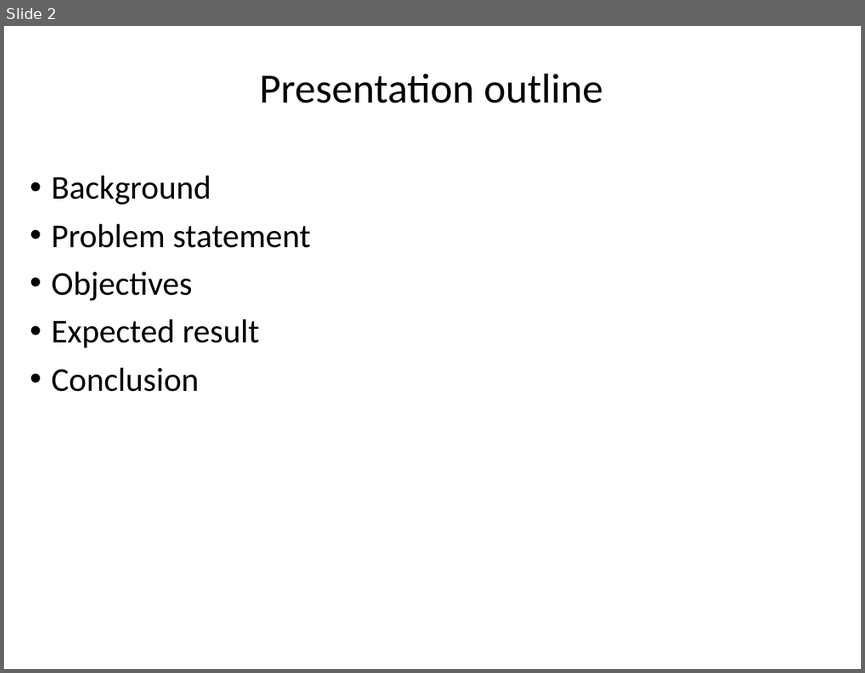
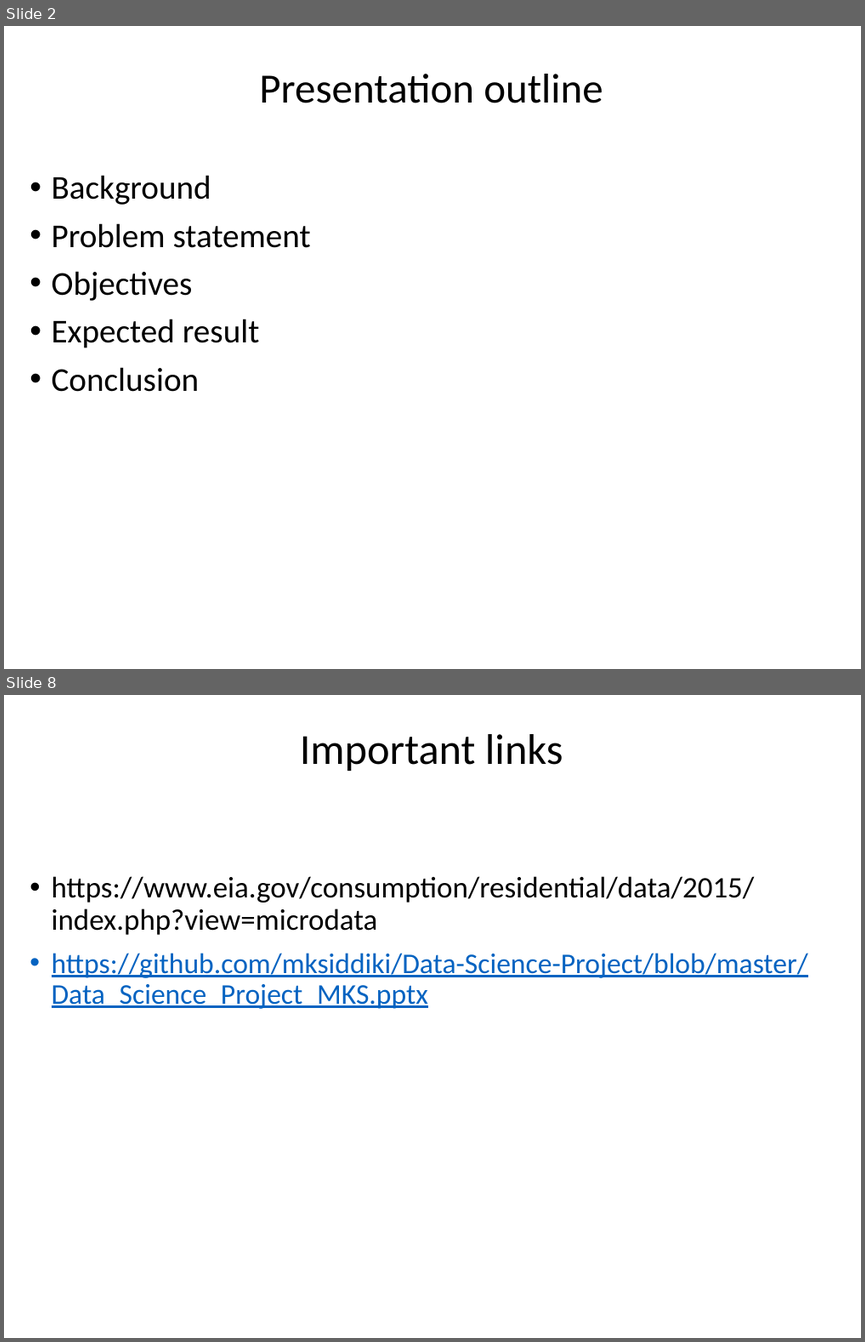
Before and after one commit to mksiddiki/Data-Science-Project, a slide deck: Data_Science_Project_MKS.pptx. Shown one above the other, each under a label of ours: slide 2 before the commit, slides 2 and 8 after it; the slides between them are not shown. The pictures are 865x673 and 865x1342 pixels, drawn with LibreOffice and Linux fonts; fonts in the diff are those of the drawing. Boxes give left, top, right and bottom in pixels: in the first picture for what was removed or moved away, otherwise in the second. Text is boxed around its words. In the diff, an @@ line names an element or a change of style, - is before the commit and + after.

```diff
--- a/Data_Science_Project_MKS.pptx
+++ b/Data_Science_Project_MKS.pptx
@@ slide 8 added at box(4, 695, 861, 1338), background #FFFFFF @@
@@ title added at box(300, 734, 563, 771), 36 pt, text #000000 @@
+Important links
@@ text added at box(52, 876, 808, 1009), 24 pt, text #0563C1, underline @@
+• https://www.eia.gov/consumption/residential/data/2015/index.php?view=microdata
+• https://github.com/mksiddiki/Data-Science-Project/blob/master/Data_Science_Project_MKS.pptx
```
Also in this commit, not shown: 5 slides changed.
